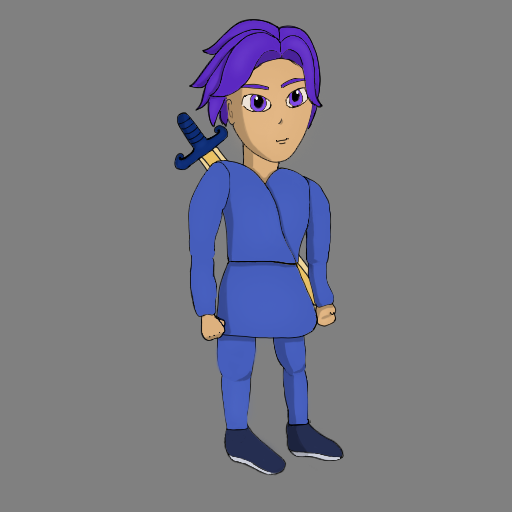
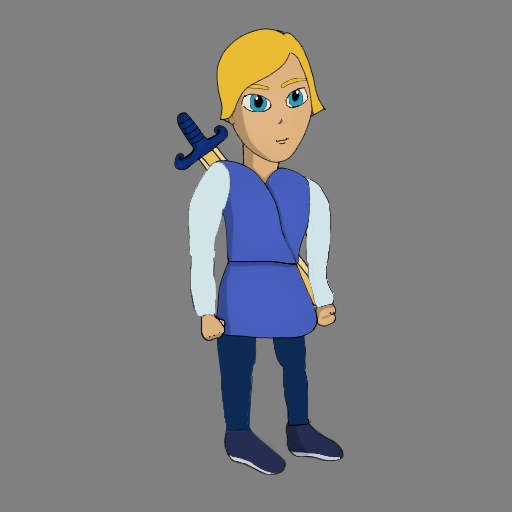
Two versions of the same layered image (512x512). Layer-by-layer changes:
renamed "Villager 3" to "demon monster", hid the group it (25 layers) over [left=188, top=19, right=334, bottom=433]
painted on "hair" (5th of 9, in "demon monster") over [left=189, top=19, right=324, bottom=130]
painted on "eyebrows" (5th of 9, in "demon monster") over [left=189, top=78, right=309, bottom=130]
painted on "eyes open" (5th of 9, in "demon monster") over [left=192, top=83, right=309, bottom=166]
painted on "head" (5th of 9, in "demon monster") over [left=188, top=39, right=331, bottom=213]
painted on "chest" (5th of 9, in "demon monster") over [left=188, top=162, right=330, bottom=362]
painted on "bottom shirt" (5th of 9, in "demon monster") over [left=189, top=246, right=327, bottom=364]
painted on "R thigh" (5th of 9, in "demon monster") over [left=203, top=269, right=258, bottom=387]
hid "sword" (5th of 9, in "demon monster") over [left=188, top=112, right=334, bottom=317]
added group "Villager 5" with 25 layers above "Original" over [left=188, top=19, right=334, bottom=433]
added layer "hair" (8th of 9, in "Villager 5") in group "Villager 5" over [left=216, top=28, right=326, bottom=124]
added layer "head" (8th of 9, in "Villager 5") in group "Villager 5" over [left=209, top=39, right=326, bottom=181]
added layer "chest" (8th of 9, in "Villager 5") in group "Villager 5" over [left=211, top=162, right=322, bottom=276]
added layer "bottom shirt" (8th of 9, in "Villager 5") in group "Villager 5" over [left=200, top=246, right=327, bottom=353]
added layer "R thigh" (8th of 9, in "Villager 5") in group "Villager 5" over [left=214, top=276, right=258, bottom=391]
added layer "sword" (8th of 9, in "Villager 5") in group "Villager 5" over [left=188, top=112, right=334, bottom=317]
added layer "grey background" (8th of 9, in "Villager 5") in group "Villager 5" over [left=188, top=19, right=334, bottom=433]
…and 26 more changes (13 added, 1 blend, 13 painted)
